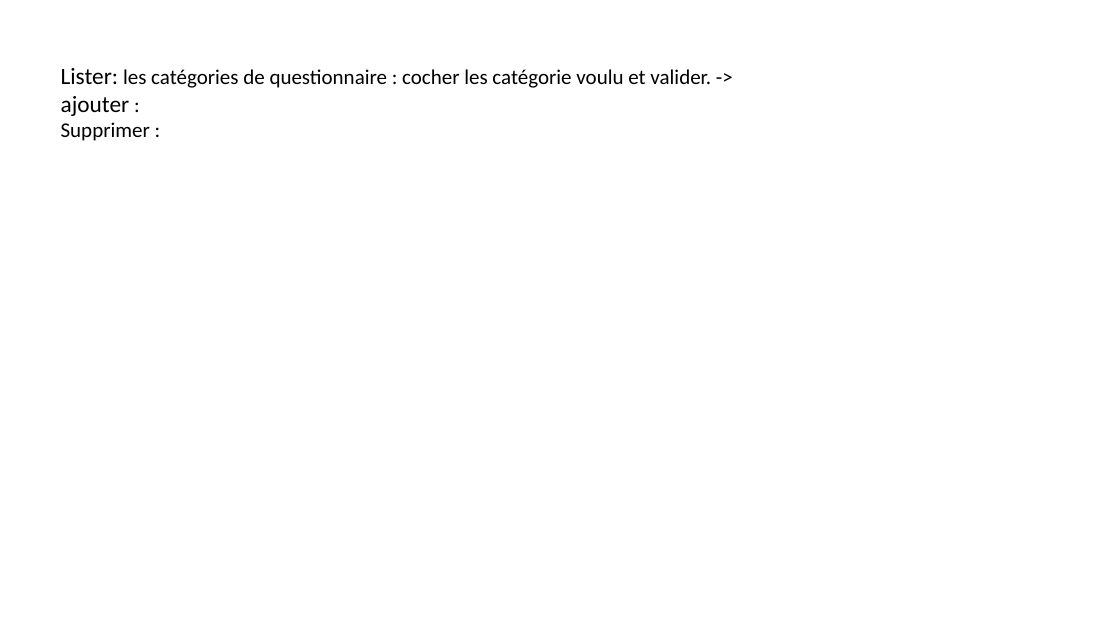
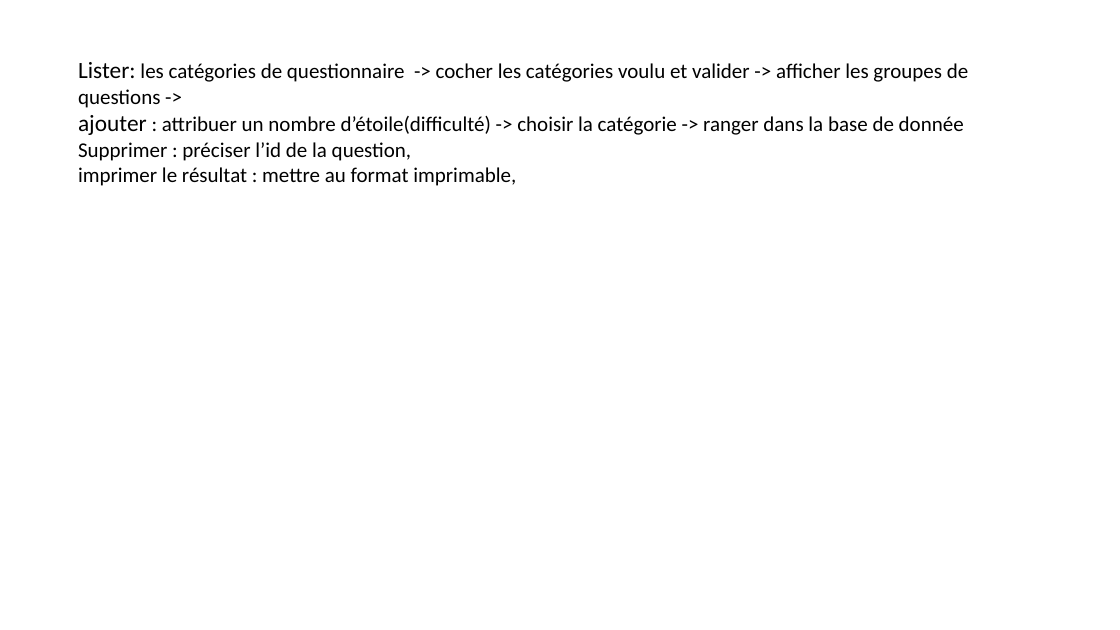
Before and after one commit to rodrigue1507/application_formulaire, a slide deck: slide 4 of etude préliminaire.pptx (slide 3 before the commit). Drawn at 1120x630 pixels with LibreOffice and Linux fonts; fonts in the diff are those of the drawing. Boxes give left, top, right and bottom in pixels: in the first picture for what was removed or moved away, otherwise in the second. Text is boxed around its words. In the diff, an @@ line names an element or a change of style, - is before the commit and + after.

```diff
--- a/etude préliminaire.pptx
+++ b/etude préliminaire.pptx
@@ text at [78, 62, 968, 186]: text changed @@
-Lister: les catégories de questionnaire : cocher les catégorie voulu et valider. ->
-ajouter :
-Supprimer :
+Lister: les catégories de questionnaire -> cocher les catégories voulu et valider -> afficher les groupes de questions ->
+ajouter : attribuer un nombre d’étoile(difficulté) -> choisir la catégorie -> ranger dans la base de donnée
+Supprimer : préciser l’id de la question,
+imprimer le résultat : mettre au format imprimable,
```
Also in this commit, not shown: 1 other slide changed, 1 slide added, 1 other file.
